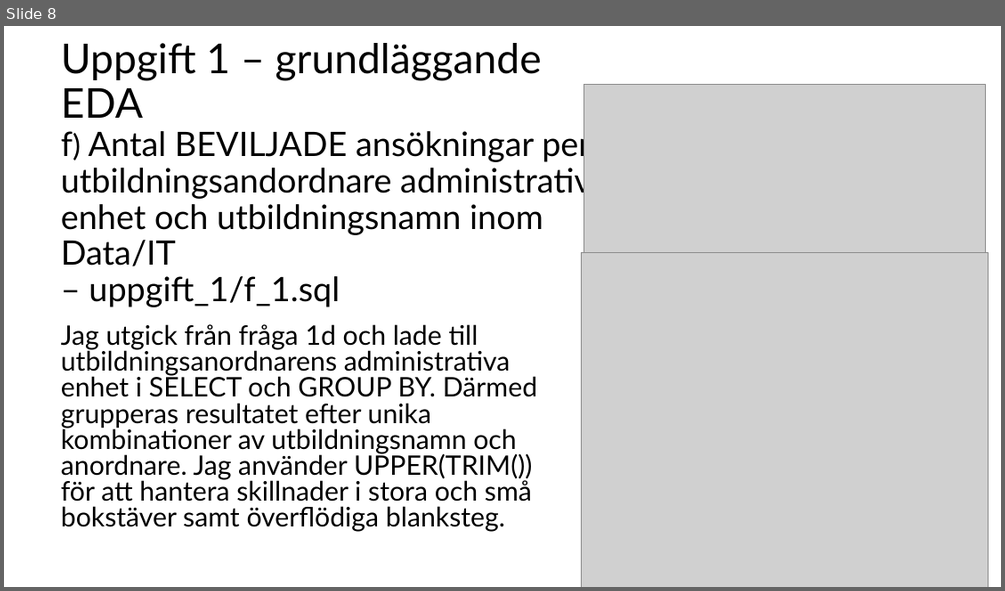
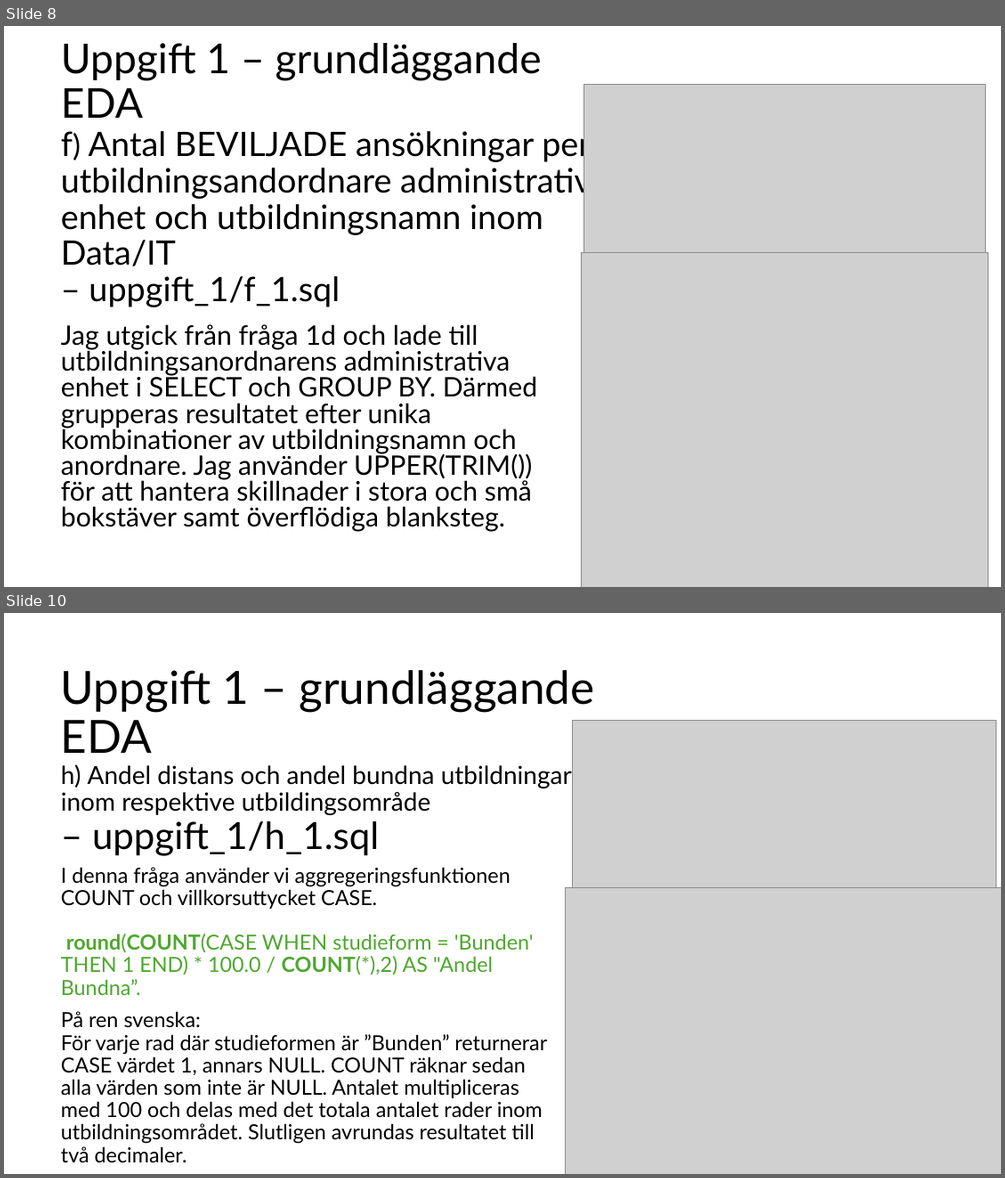
Before and after one commit to dosselicious/the_skool_jens_dossel, a slide deck: The Skool - Jens Dossel.pptx. Shown one above the other, each under a label of ours: slide 8 before the commit, slides 8 and 10 after it; the slides between them are not shown. The pictures are 1005x591 and 1005x1178 pixels, drawn with LibreOffice and Linux fonts; fonts in the diff are those of the drawing; grey boxes stand for pictures. Boxes give left, top, right and bottom in pixels: in the first picture for what was removed or moved away, otherwise in the second. Text is boxed around its words. In the diff, an @@ line names an element or a change of style, - is before the commit and + after.

```diff
--- a/The Skool - Jens Dossel.pptx
+++ b/The Skool - Jens Dossel.pptx
@@ slide 10 added at (4,613,1001,1174), background #FFFFFF @@
@@ title added at (61,670,594,856), 24 pt, text #000000 @@
+Uppgift 1 – grundläggande EDA
+h) Andel distans och andel bundna utbildningar inom respektive utbildingsområde
+– uppgift_1/h_1.sql
@@ picture added at (573,720,996,908) @@
@@ text added at (61,867,547,1143), 20 pt, text #000000 @@
+I denna fråga använder vi aggregeringsfunktionen COUNT och villkorsuttycket CASE.
+round(COUNT(CASE WHEN studieform = 'Bunden' THEN 1 END) * 100.0 / COUNT(*),2) AS "Andel Bundna”.
+På ren svenska:
+För varje rad där studieformen är ”Bunden” returnerar CASE värdet 1, annars NULL. COUNT räknar sedan alla värden som inte är NULL. Antalet multipliceras med 100 och delas med det totala antalet rader inom utbildningsområdet. Slutligen avrundas resultatet till två decimaler.
@@ picture added at (566,887,1001,1174) @@
```
Also in this commit, not shown: 1 slide changed, 1 other slide added.
